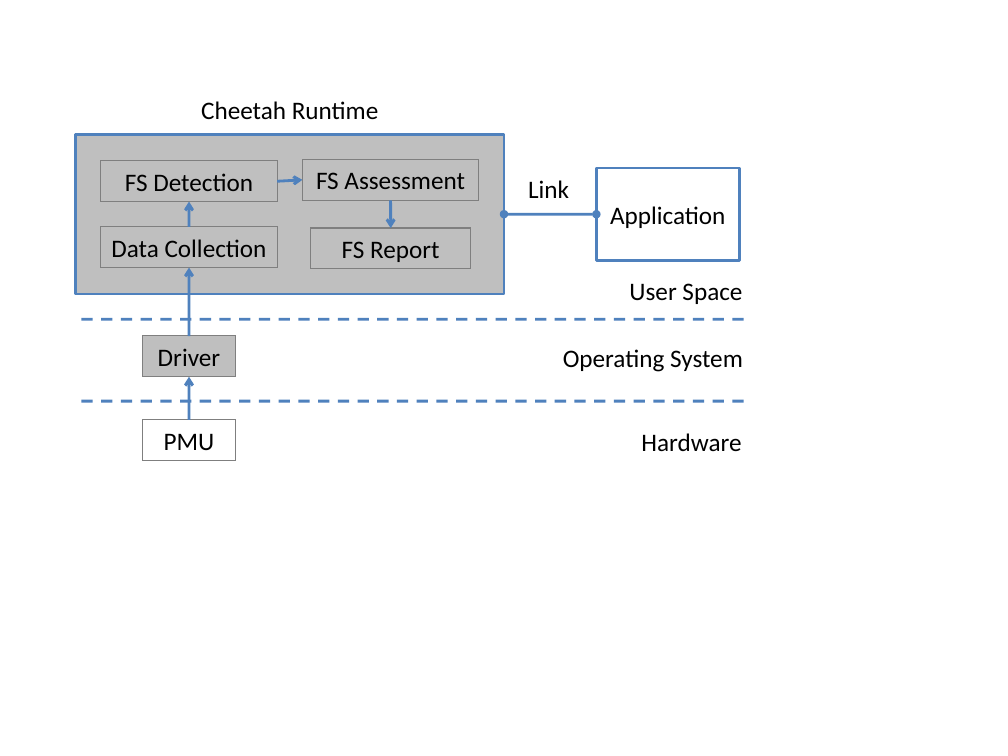
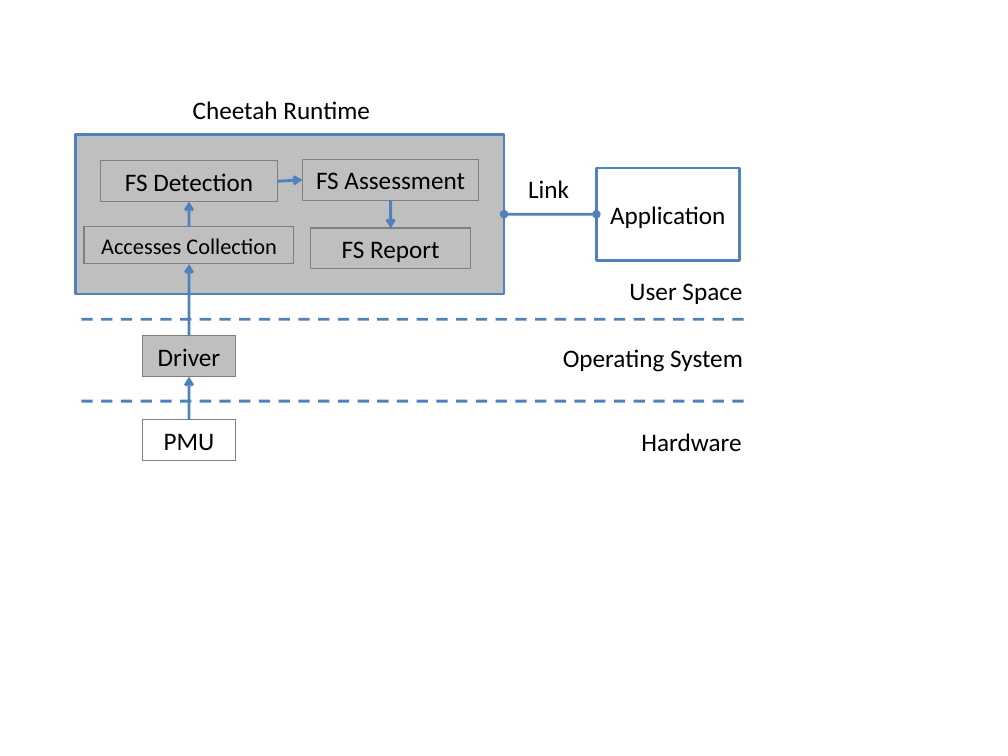
Before and after one commit to UTSASRG/Cheetah, a slide deck: slide 4 of figure/Figure2.ppt. Drawn at 1008x756 pixels with LibreOffice and Linux fonts; fonts in the diff are those of the drawing. Boxes give left, top, right and bottom in pixels: in the first picture for what was removed or moved away, otherwise in the second. Text is boxed around its words. In the diff, an @@ line names an element or a change of style, - is before the commit and + after.

```diff
--- a/figure/Figure2.ppt
+++ b/figure/Figure2.ppt
@@ text "Cheetah Runtime": place and size @@
-text "Cheetah Runtime" at [201, 101, 379, 119]
+text "Cheetah Runtime" at [193, 101, 370, 120]
@@ rectangle "Accesses Collection": place and size @@
-rectangle "Accesses Collection" at [101, 227, 277, 267]
+rectangle "Accesses Collection" at [84, 227, 293, 264]
@@ text in rectangle at [101, 238, 276, 254]: text changed; size 18 to 16 pt @@
-Data Collection
+Accesses Collection
@@ arrow moved from (190, 267) - (190, 336) to (190, 264) - (190, 336) @@
```
Also in this commit, not shown: 1 other slide changed, 2 slides added, 2 other files.
